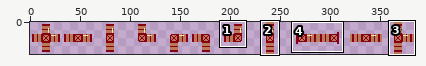
Sprite sheet -- Assets/PipeSet.png. The first picture is a wide view before the edit; the outline marks the close-up.
Close-up. The starting point:
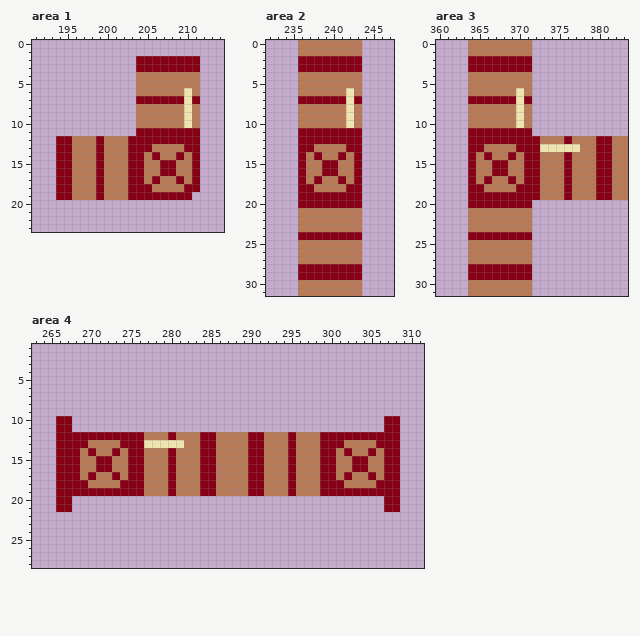
The file is 384x32 pixels. Colours within 5 levels of each other are drawn and written as one. Shown: area 1: x 191..214, y 0..23; area 2: x 232..247, y 0..31; area 3: x 360..383, y 0..31; area 4: x 263..311, y 1..28. The commit also changed other parts of the picture, which this record leaves out.
The result:
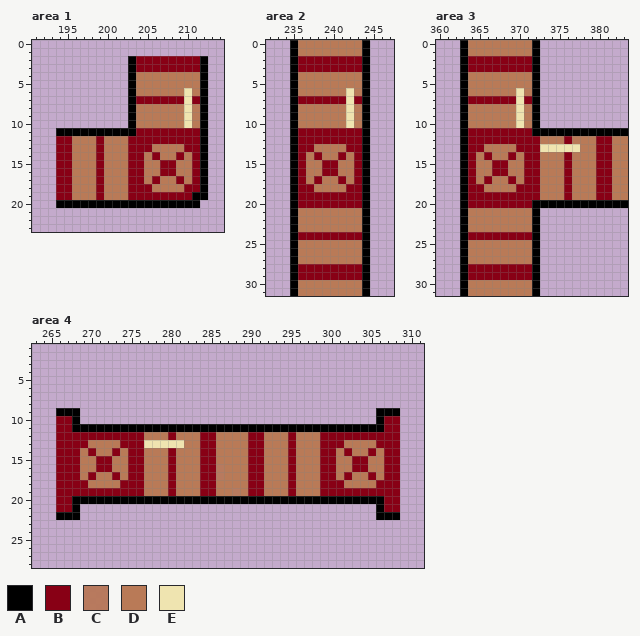
Palette (. is transparent): A #000000  B #880015  C #b77757ef  D #b97a57  E #efe4b0
From old to new:
Area 1:
y 2..10: x 203 . -> A; x 212 . -> A
y 11: x 194..203 .......... -> AAAAAAAAAA; x 212 . -> A
y 12..18: x 212 . -> A
y 19: x 211..212 .. -> AA
y 20: x 194..211 .................. -> AAAAAAAAAAAAAAAAAA
Area 2:
y 0..31: x 235 . -> A; x 244 . -> A
Area 3:
y 0..10: x 363 . -> A; x 372 . -> A
y 11: x 363 . -> A; x 372..383 ............ -> AAAAAAAAAAAA
y 12..19: x 363 . -> A
y 20: x 363 . -> A; x 372..383 ............ -> AAAAAAAAAAAA
y 21..31: x 363 . -> A; x 372 . -> A
Area 4:
y 9: x 266..268 ... -> AAA; x 306..308 ... -> AAA
y 10: x 268 . -> A; x 306 . -> A
y 11: x 268..306 ....................................... -> AAAAAAAAAAAAAAAAAAAAAAAAAAAAAAAAAAAAAAA
y 20: x 268..306 ....................................... -> AAAAAAAAAAAAAAAAAAAAAAAAAAAAAAAAAAAAAAA
y 21: x 268 . -> A; x 306 . -> A
y 22: x 266..268 ... -> AAA; x 306..308 ... -> AAA
Boxes around the changes in both close-ups, in picture pixels (x1, y1, x2, y2):
added: (56, 56, 208, 208)
added: (290, 40, 298, 296)
added: (362, 40, 370, 296)
added: (460, 40, 468, 296)
added: (532, 40, 628, 136)
added: (532, 200, 628, 296)
added: (56, 408, 400, 432)
added: (56, 496, 400, 520)
